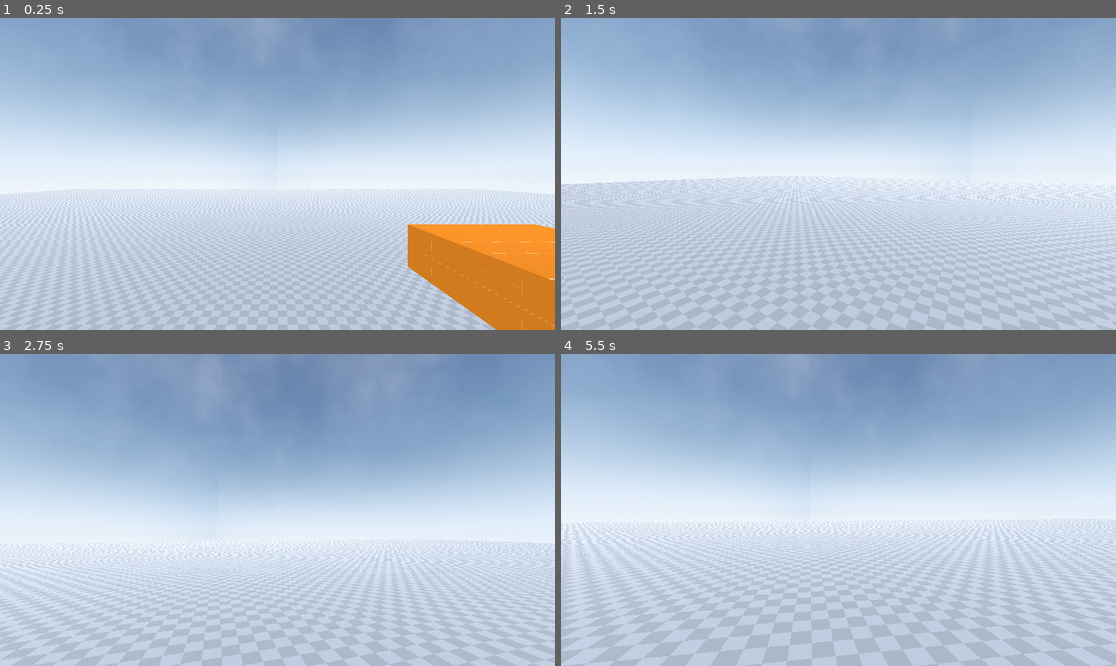
Above: before the commit, frames 1-4 (two rows, left to right).
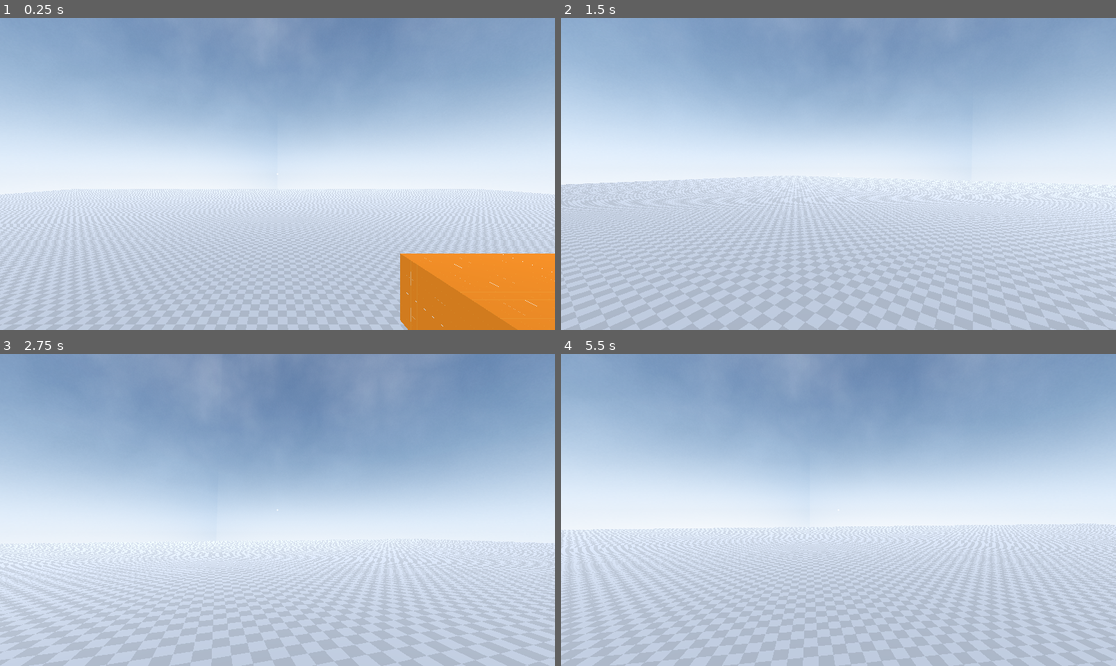
Above: after the commit, the same moments.

Repository: Emaleth/Anathema_old
Game: Godot game, scene res://world.tscn
Two runs of this game, one before a commit and one after it. Both use one fixed random seed, a clock stepped at 60 frames per second and the inputs below.
Inputs (mouse positions are in pixels of both pictures, inside the frame that each line leads up to):
- Up to frame 1 (0.25 s): no input
- Up to frame 2 (1.5 s): move the mouse to (866, 174) at 0.52 s; hold Space (jump) 0.53-1.28 s; hold W (move_forward) from 0.53 s (still down); click (866, 174) at 0.67 s; move the mouse to (810, 174) at 1.27 s; tap C (crouch) at 1.35 s; click (810, 174) at 1.42 s
- Up to frame 3 (2.75 s): keep holding W (move_forward); tap Space (jump) at 1.52, 1.55, 1.82 s; move the mouse to (288, 503) at 2.02 s; hold Space (jump) from 2.03 s (still down); click (288, 503) at 2.1 s
- Up to frame 4 (5.5 s): keep holding W (move_forward); move the mouse to (832, 516) at 2.77 s; release Space (jump) at 2.78 s; right-click (832, 516) at 2.85 s; click (832, 516) at 2.92 s; tap Space (jump) at 3.02, 3.05, 3.32, 4.52, 4.55, 4.82 s; move the mouse to (877, 513) at 3.52 s; hold Space (jump) 3.53-4.28 s; click (877, 513) at 3.67 s; move the mouse to (794, 506) at 4.27 s; tap C (crouch) at 4.35 s; click (794, 506) at 4.42 s; move the mouse to (844, 510) at 5.02 s; hold Space (jump) from 5.03 s (still down); click (844, 510) at 5.1 s

The runs differ from the first frame. In frame 1, 8.0% of the frame differs, in the area x 72-100%, y 66-100%; in frame 2, 5.7%; in frame 3, 7.2%; in frame 4, 7.1%.

Commit message:
Changes to be committed: 	modified:   project.godot 	modified:   source/actors/player/player.gd 	modified:   source/actors/player/player.tscn 	modified:   source/core/autoloads.gd 	new file:   source/core/settings.gd 	modified:   world.tscn

Diff:
--- a/project.godot
+++ b/project.godot
@@ -18,8 +18,9 @@
 
 [autoload]
 
+DebugMenu="*res://addons/debug_menu/debug_menu.tscn"
 Keybindings="*res://source/core/keybindings.gd"
-DebugMenu="*res://addons/debug_menu/debug_menu.tscn"
+Settings="*res://source/core/settings.gd"
 
 [editor_plugins]
 
--- a/source/actors/player/player.gd
+++ b/source/actors/player/player.gd
@@ -4,15 +4,9 @@
 const SPEED = 5.0
 const JUMP_VELOCITY = 4.5
 
-# Get the gravity from the project settings to be synced with RigidBody nodes.
+var current_speed := 5
 var gravity = ProjectSettings.get_setting("physics/3d/default_gravity")
-var mouse_sensitivity := 0.01
-@onready var camera := $Camera3D
-@onready var footsteps_audio := $FootstepsAudio
-
-
-var travelled_distance := 0
-var step_lenght := 2.0
+var step_time := 0.05
 var footstep_sounds := [
 	preload("res://assets/sounds/footsteps/footstep00.ogg"),
 	preload("res://assets/sounds/footsteps/footstep01.ogg"),
@@ -26,43 +20,47 @@
 	preload("res://assets/sounds/footsteps/footstep07.ogg"),
 ]
 
+@onready var head := $Head
+@onready var footsteps_audio := $FootstepsAudio
+@onready var breathing_audio := $Head/BreathingAudio
+@onready var footstep_timer := $FootstepTimer
+
+
+
 func _ready():
 	Input.mouse_mode = Input.MOUSE_MODE_CAPTURED
+	footstep_timer.timeout.connect(footsteps)
+
 
 func _physics_process(delta):
-	# Add the gravity.
 	if not is_on_floor():
 		velocity.y -= gravity * delta
 
-	# Handle Jump.
-	if Input.is_action_just_pressed("jump") and is_on_floor():
+	if Input.is_action_pressed("jump") and is_on_floor():
 		velocity.y = JUMP_VELOCITY
 
-	# Get the input direction and handle the movement/deceleration.
-	# As good practice, you should replace UI actions with custom gameplay actions.
 	var input_dir = Input.get_vector("move_left", "move_right", "move_forward", "move_backward")
 	var direction = (transform.basis * Vector3(input_dir.x, 0, input_dir.y)).normalized()
 	if direction:
 		velocity.x = direction.x * SPEED
 		velocity.z = direction.z * SPEED
-		footsteps()
 	else:
 		velocity.x = move_toward(velocity.x, 0, SPEED)
 		velocity.z = move_toward(velocity.z, 0, SPEED)
 
 	move_and_slide()
 
+
 func _input(event):
 	if event is InputEventMouseMotion:
-		rotate_y(event.relative.x * mouse_sensitivity * -1)
+		rotate_y(event.relative.x * Settings.mouse_sensitivity * -1)
 		rotation_degrees.y = wrap(rotation_degrees.y, -180, 180)
-		camera.rotate_x(event.relative.y * mouse_sensitivity * -1)
-		camera.rotation_degrees.x = clamp(camera.rotation_degrees.x, -90, 90)
+		head.rotate_x(event.relative.y * Settings.mouse_sensitivity * -1)
+		head.rotation_degrees.x = clamp(head.rotation_degrees.x, -90, 90)
+
 
 func footsteps():
-	if is_on_floor():
-		travelled_distance += velocity.length()
-		if travelled_distance >= step_lenght:
-			travelled_distance = 0.0
-			footsteps_audio.stream = footstep_sounds.pick_random()
-			footsteps_audio.play()
+	if is_on_floor() && velocity.length() > 0.0:
+		footsteps_audio.stream = footstep_sounds.pick_random()
+		footsteps_audio.play()
+	footstep_timer.start(step_time * current_speed)
--- a/source/actors/player/player.tscn
+++ b/source/actors/player/player.tscn
@@ -13,12 +13,22 @@
 transform = Transform3D(1, 0, 0, 0, 1, 0, 0, 0, 1, 0, 0.9, 0)
 shape = SubResource("CapsuleShape3D_sq2cy")
 
-[node name="Camera3D" type="Camera3D" parent="."]
-transform = Transform3D(1, 0, 0, 0, 1, 0, 0, 0, 1, 0, 1.55, 0)
-
 [node name="FootstepsAudio" type="AudioStreamPlayer3D" parent="."]
 transform = Transform3D(1, 0, 0, 0, -4.37114e-08, 1, 0, -1, -4.37114e-08, 0, 0, 0)
 max_distance = 5.0
 max_polyphony = 2
 emission_angle_enabled = true
 emission_angle_degrees = 90.0
+
+[node name="FootstepTimer" type="Timer" parent="."]
+autostart = true
+
+[node name="Head" type="Marker3D" parent="."]
+transform = Transform3D(1, 0, 0, 0, 1, 0, 0, 0, 1, 0, 1.55, 0)
+
+[node name="BreathingAudio" type="AudioStreamPlayer3D" parent="Head"]
+transform = Transform3D(1, 0, 0, 0, 1, 0, 0, 0, 1, 0, -0.0152214, 0)
+max_polyphony = 2
+emission_angle_enabled = true
+
+[node name="Camera3D" type="Camera3D" parent="Head"]
--- a/source/core/autoloads.gd
+++ b/source/core/autoloads.gd
@@ -2,7 +2,8 @@
 extends EditorScript
 
 var autoloads : Dictionary = {
-	"Keybindings" : "res://core/keybindings.gd",
+	"Keybindings" : "res://source/core/keybindings.gd",
+	"Settings" : "res://source/core/settings.gd",
 }
 
 
--- /dev/null
+++ b/source/core/settings.gd
@@ -0,0 +1,3 @@
+extends Node
+
+var mouse_sensitivity := 0.01
--- a/world.tscn
+++ b/world.tscn
@@ -38,7 +38,7 @@
 use_collision = true
 
 [node name="CSGBox3D2" type="CSGBox3D" parent="Terrain"]
-transform = Transform3D(1, 0, 0, 0, 1, 0, 0, 0, 1, 4.58254, 2, -3.3106)
+transform = Transform3D(1, 0, 0, 0, 1, 0, 0, 0, 1, 3.34011, 2, -1.55314)
 material_override = ExtResource("3_5gc0g")
 use_collision = true
 size = Vector3(3, 1, 3)
